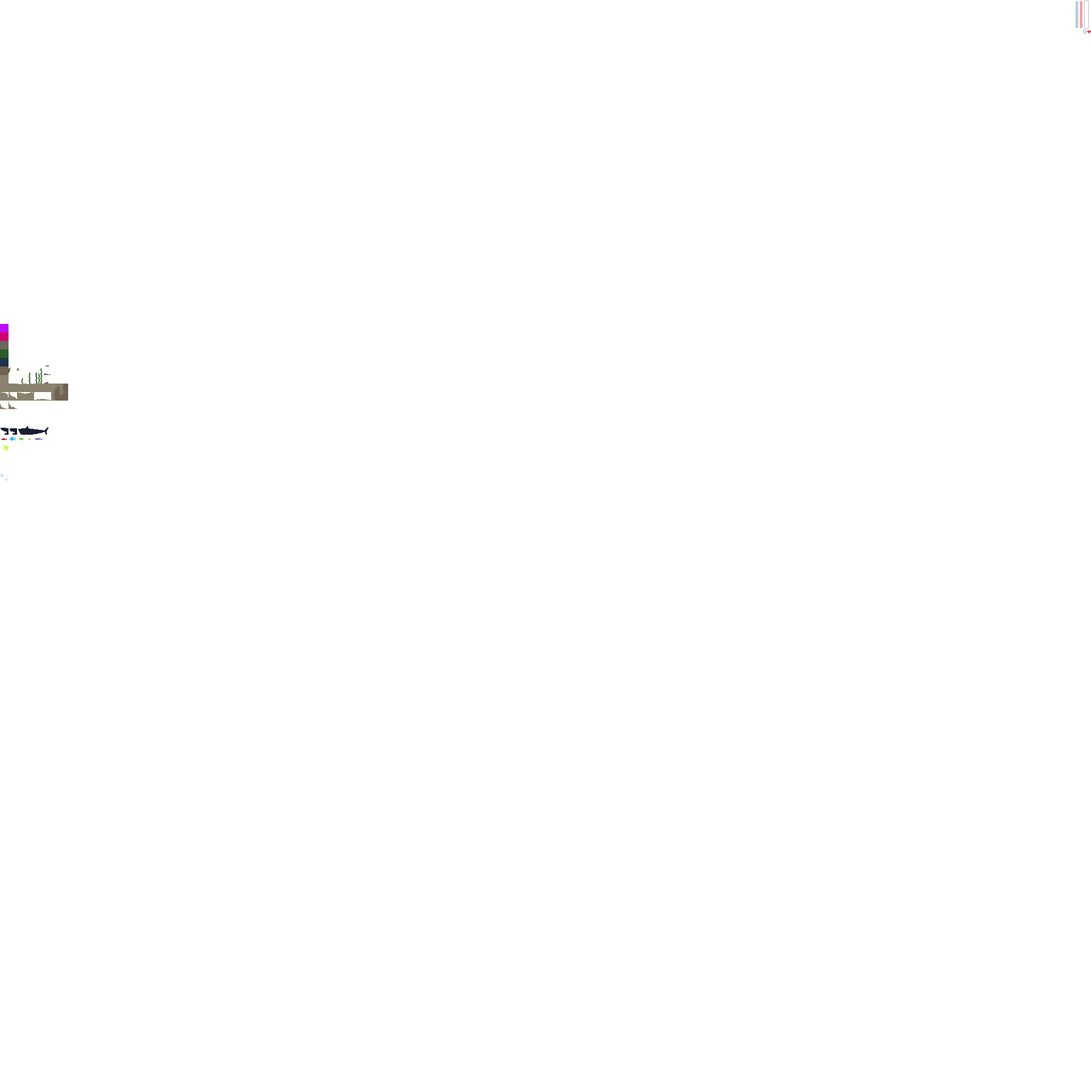
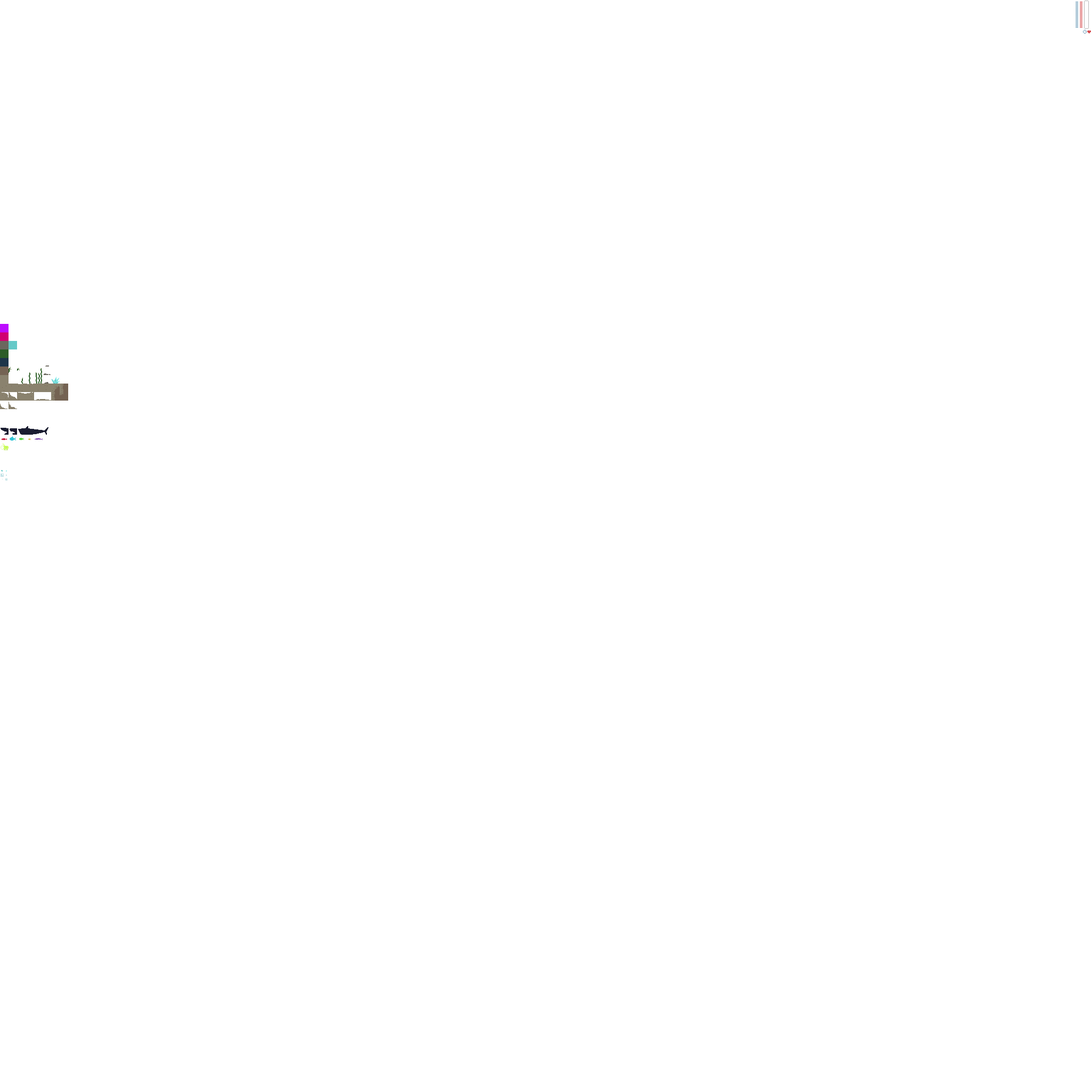
Before/after of a (1091, 1091) layered artwork. What changed in the layer stack:
painted on "UI" (1st of 3, in "Tiles") over [51, 376, 60, 384]
painted on "general tiles" over [1, 341, 60, 472]
